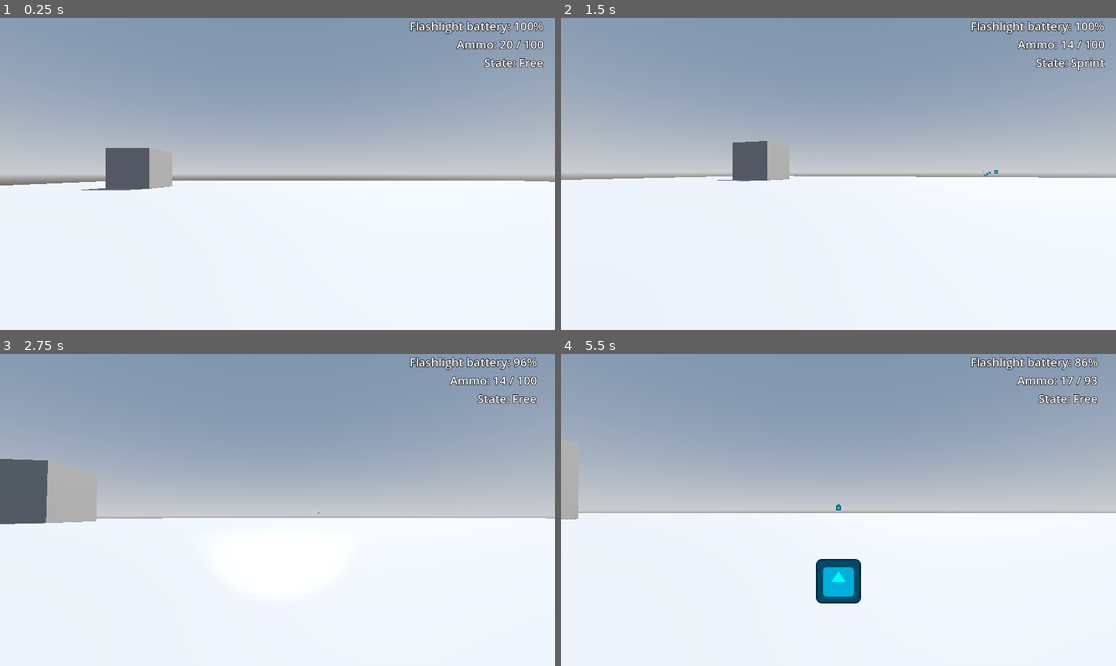
Above: before the commit, frames 1-4 (two rows, left to right).
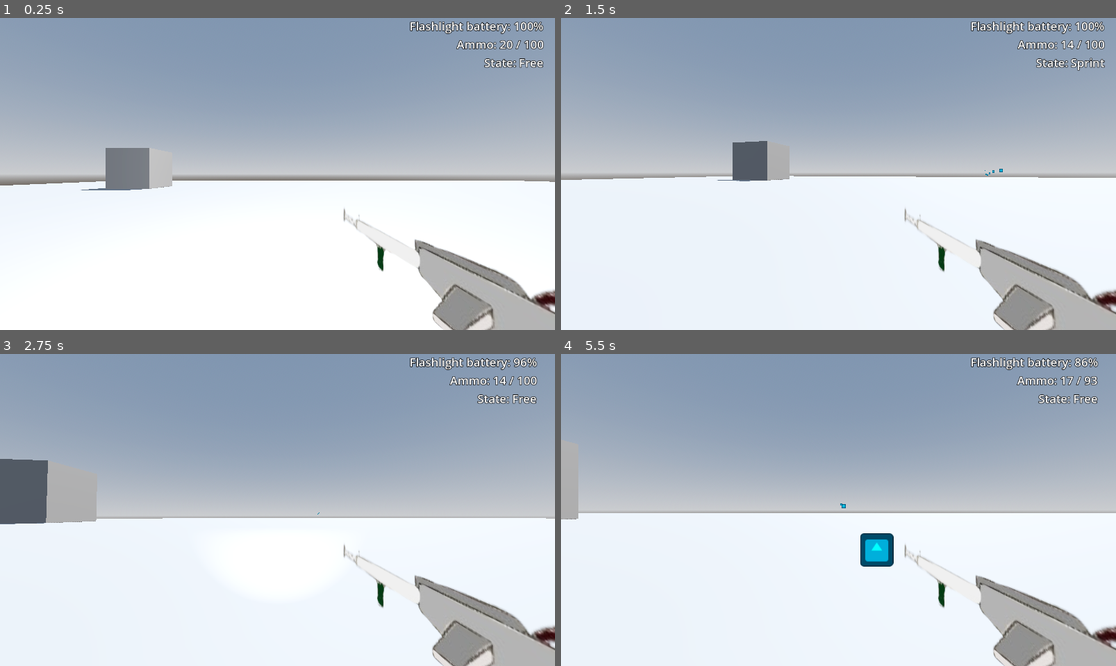
Above: after the commit, the same moments.

Repository: justindeogrades/firstpersonshooter
Game: Godot game, scene res://main.tscn
Same seed, same stepped clock (60 frames per second), same inputs: the game is played once before the commit and once after it. The engine's default icon, where the game draws it, is replaced by a stand-in: a white triangle on a blue panel in a dark square.
Inputs (mouse positions are in pixels of both pictures, inside the frame that each line leads up to):
- Up to frame 1 (0.25 s): no input
- Up to frame 2 (1.5 s): tap Enter (ui_accept) at 0.5, 0.77 s; move the mouse to (866, 174) at 0.52 s; press the mouse at (866, 174) at 0.53 s; hold W (forward) from 0.53 s (still down); move the mouse to (810, 174) at 1.27 s; release the mouse at (810, 174) at 1.28 s; tap Shift (slide) at 1.35 s
- Up to frame 3 (2.75 s): keep holding W (forward); tap Enter (ui_accept) at 1.52 s; move the mouse to (288, 503) at 2.02 s; tap F (toggle_flashlight) at 2.1 s
- Up to frame 4 (5.5 s): keep holding W (forward); move the mouse to (832, 516) at 2.77 s; click (832, 516) at 2.85 s; tap Enter (ui_accept) at 3.02, 3.77, 4.52 s; move the mouse to (877, 513) at 3.52 s; hold Shift (slide) 3.53-4.28 s; tap R (reload) at 4.15 s; move the mouse to (794, 506) at 4.27 s; tap F (toggle_flashlight) at 4.35 s; move the mouse to (844, 510) at 5.02 s; press the mouse at (844, 510) at 5.03 s

The runs differ from the first frame. In frame 1, 5.6% of the frame differs, in the area x 19-100%, y 41-100%; in frame 2, 4.7%; in frame 3, 4.7%; in frame 4, 6.5%, in the area x 45-100%, y 47-100%.

Commit message:
Added gun sprite and barrel flash- commit before updating godot

Diff:
--- a/guns/machine_gun.tscn
+++ b/guns/machine_gun.tscn
@@ -1,10 +1,11 @@
-[gd_scene load_steps=6 format=3 uid="uid://cbtkrj15ysrdc"]
+[gd_scene load_steps=7 format=3 uid="uid://cbtkrj15ysrdc"]
 
 [ext_resource type="Script" uid="uid://cw11p7sjrucc4" path="res://gun.gd" id="1_sh1sg"]
 [ext_resource type="PackedScene" uid="uid://02osm3d81amt" path="res://state_machine.tscn" id="2_vgf68"]
 [ext_resource type="Script" uid="uid://cfplo1p08lcj4" path="res://states/gun states/gun_free.gd" id="3_ka0p4"]
 [ext_resource type="Script" uid="uid://cdxo172als0sn" path="res://states/gun states/gun_shoot.gd" id="4_b4v0m"]
 [ext_resource type="Script" uid="uid://c1na8swca3ohp" path="res://states/gun states/gun_reload.gd" id="5_ka0p4"]
+[ext_resource type="Texture2D" uid="uid://b4yy8kb48eca7" path="res://sprites/guns/aridea.png" id="6_b4v0m"]
 
 [node name="MachineGun" type="Node3D" node_paths=PackedStringArray("state_machine")]
 script = ExtResource("1_sh1sg")
@@ -23,14 +24,26 @@
 shoot_state = NodePath("../Shoot")
 reload_state = NodePath("../Reload")
 
-[node name="Shoot" type="Node" parent="StateMachine" node_paths=PackedStringArray("free_state", "reload_state")]
+[node name="Shoot" type="Node" parent="StateMachine" node_paths=PackedStringArray("free_state", "reload_state", "barrel_flash_spotlight")]
 script = ExtResource("4_b4v0m")
 free_state = NodePath("../Free")
 reload_state = NodePath("../Reload")
+barrel_flash_spotlight = NodePath("../../BarrelFlash")
 damage = 1.0
 cooldown_seconds = 0.1
+barrel_flash_seconds = 0.001
 
 [node name="Reload" type="Node" parent="StateMachine" node_paths=PackedStringArray("free_state", "shoot_state")]
 script = ExtResource("5_ka0p4")
 free_state = NodePath("../Free")
 shoot_state = NodePath("../Shoot")
+
+[node name="Sprite3D" type="Sprite3D" parent="."]
+transform = Transform3D(-8.74228e-09, 0, -0.2, 0, 0.2, 0, 0.2, 0, -8.74228e-09, 0, 0, 0)
+texture = ExtResource("6_b4v0m")
+
+[node name="BarrelFlash" type="SpotLight3D" parent="."]
+light_energy = 16.0
+light_indirect_energy = 16.0
+spot_range = 4096.0
+spot_angle = 89.99
--- a/player.tscn
+++ b/player.tscn
@@ -33,6 +33,7 @@
 transform = Transform3D(1, 0, 0, 0, 1, 0, 0, 0, 1, 0, -0.41584, 0)
 
 [node name="MachineGun" parent="Head/Camera3D/Weapons" instance=ExtResource("2_onrkg")]
+transform = Transform3D(1, 0, 0, 0, 1, 0, 0, 0, 1, 0.292624, 0.103059, -0.389013)
 
 [node name="HUD" parent="." instance=ExtResource("3_i3pqv")]
 
--- a/states/gun states/gun_shoot.gd
+++ b/states/gun states/gun_shoot.gd
@@ -2,19 +2,27 @@
 
 @export var free_state : GunState
 @export var reload_state : GunState
+@export var barrel_flash_spotlight : SpotLight3D
 
 @export var damage : float
 @export var cooldown_seconds : float
+@export var barrel_flash_seconds : float
 @export var hip_spray : float
 @export var aim_spray : float
 @export var bullets_per_shot : int = 1
 @export var pierces : int = 1
 
 var cooldown_timer : Timer = null
+var barrel_flash_timer : Timer = null
 
 func enter() -> void:
 	if cooldown_timer == null:
 		create_cooldown_timer()
+	if barrel_flash_timer == null:
+		create_barrel_flash_timer()
+
+func exit() -> void:
+	pass
 
 func state_input(event : InputEvent) -> GunState:
 	#Stopping shooting
@@ -49,11 +57,21 @@
 			#bullet_parent.add_child(bullet_instance)
 			parent.get_main().add_child(bullet_instance)
 
+			#Barrel flash
+			barrel_flash_spotlight.visible = true
+			print(barrel_flash_spotlight.visible)
+			barrel_flash_timer.start(barrel_flash_seconds)
+
 		parent.clip_ammo -= 1
 
 		cooldown_timer.start(cooldown_seconds)
 
 		parent.ammo_updated.emit(false)
+
+		##Barrel flash
+		#barrel_flash_spotlight.visible = true
+		#print(barrel_flash_spotlight.visible)
+		#barrel_flash_timer.start(barrel_flash_seconds)
 
 	return null
 
@@ -62,3 +80,15 @@
 	#Oneshot must be enabled so timer stops when time expires
 	cooldown_timer.one_shot = true
 	add_child(cooldown_timer)
+
+func create_barrel_flash_timer():
+	barrel_flash_timer = Timer.new()
+	#Oneshot must be enabled so timer stops when time expires
+	barrel_flash_timer.one_shot = true
+	barrel_flash_timer.timeout.connect(_on_barrel_flash_timer_timeout)
+	add_child(barrel_flash_timer)
+
+func _on_barrel_flash_timer_timeout():
+	print("entered _on_barrel_flash_timer_timeout")
+	barrel_flash_spotlight.visible = false
+	print(barrel_flash_spotlight.visible)
Binary file added: sprites/guns/aridea.png
Not shown, added: sprites/guns/aridea.png.import
